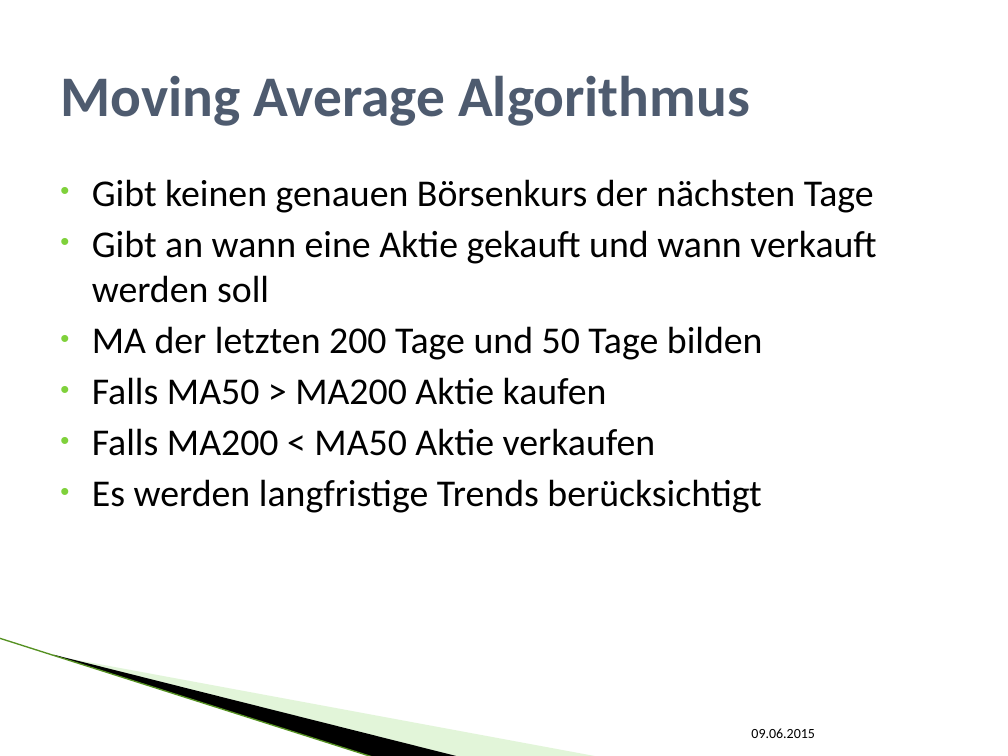
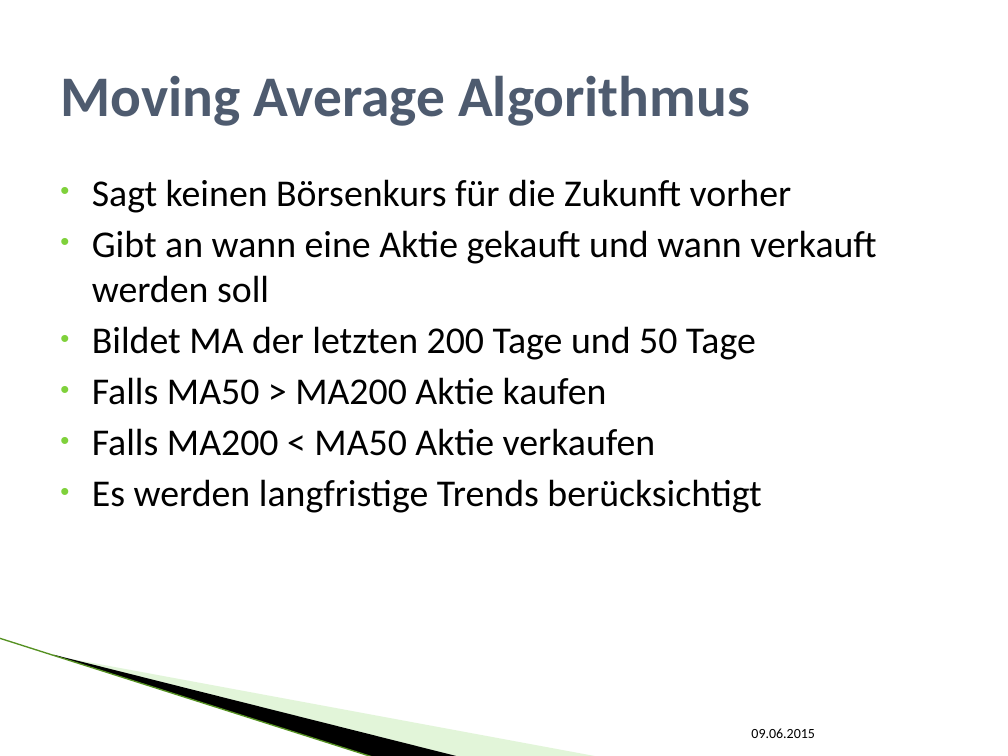
Before and after one commit to SEPSkyware6MM/StockForecast, a slide deck: slide 9 of ALR_Vortrag.pptx. Drawn at 1008x756 pixels with LibreOffice and Linux fonts; fonts in the diff are those of the drawing; background and template pictures are left out. Boxes give left, top, right and bottom in pixels: in the first picture for what was removed or moved away, otherwise in the second. Text is boxed around its words. In the diff, an @@ line names an element or a change of style, - is before the commit and + after.

```diff
--- a/ALR_Vortrag.pptx
+++ b/ALR_Vortrag.pptx
@@ text at [92, 179, 792, 213]: text changed @@
-• Gibt keinen genauen Börsenkurs der nächsten Tage
+• Sagt keinen Börsenkurs für die Zukunft vorher
@@ text at [92, 326, 756, 360]: text changed @@
-• MA der letzten 200 Tage und 50 Tage bilden
+• Bildet MA der letzten 200 Tage und 50 Tage
```
Also in this commit, not shown: 8 other slides changed.
